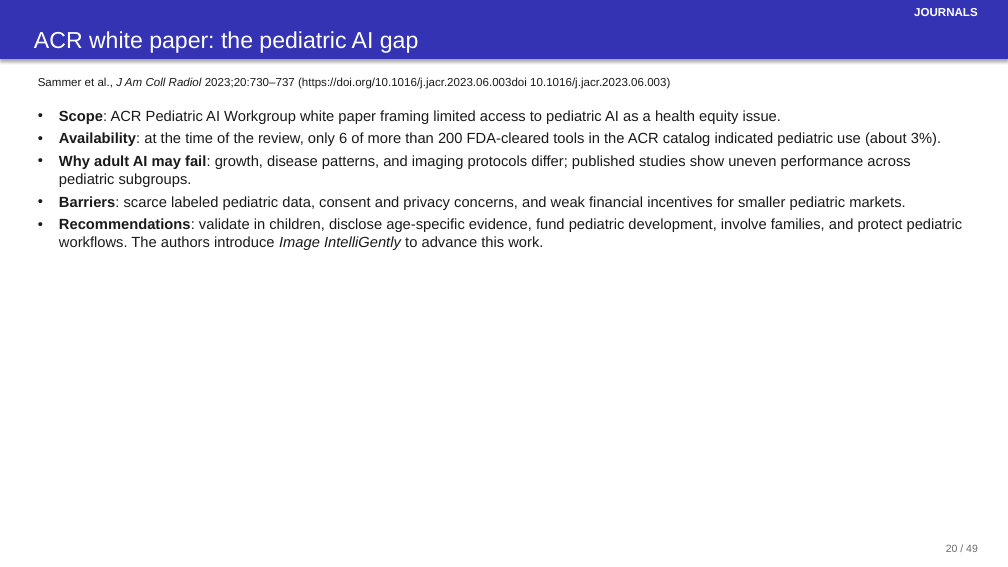
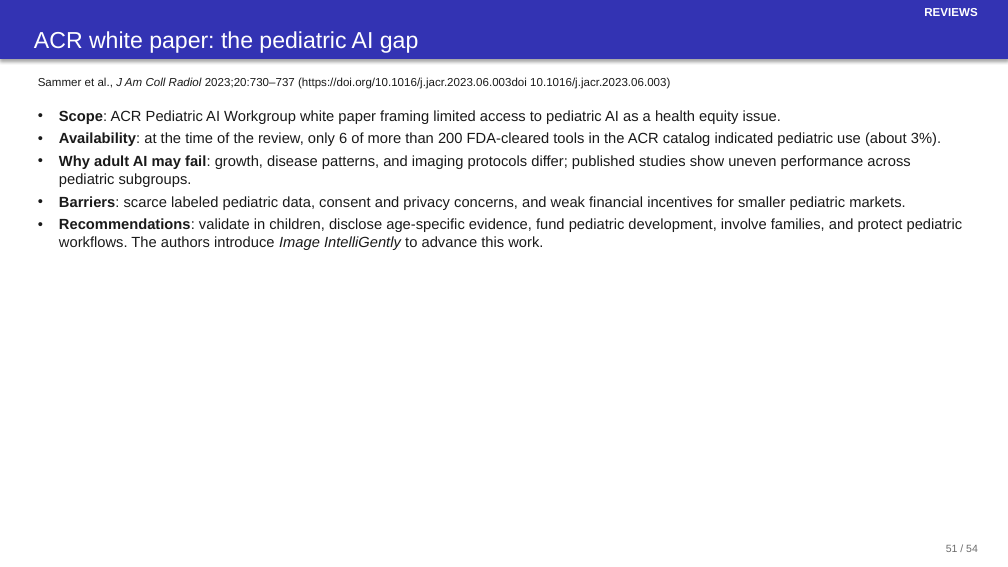
Before and after one commit to josephrich98/pediatric_radiology_ai, a slide deck: slide 51 of slides/pedrad_ai_slides.pptx (slide 20 before the commit). Drawn at 1008x567 pixels with LibreOffice and Linux fonts; fonts in the diff are those of the drawing. Boxes give left, top, right and bottom in pixels: in the first picture for what was removed or moved away, otherwise in the second. Text is boxed around its words. In the diff, an @@ line names an element or a change of style, - is before the commit and + after.

```diff
--- a/slides/pedrad_ai_slides.pptx
+++ b/slides/pedrad_ai_slides.pptx
@@ text at <box>924,8,977,16</box>: text changed @@
-JOURNALS
+REVIEWS
@@ text at <box>946,545,978,552</box>: text changed @@
-20 / 49
+51 / 54
```
Also in this commit, not shown: 48 other slides changed, 5 slides added, 11 other files.
